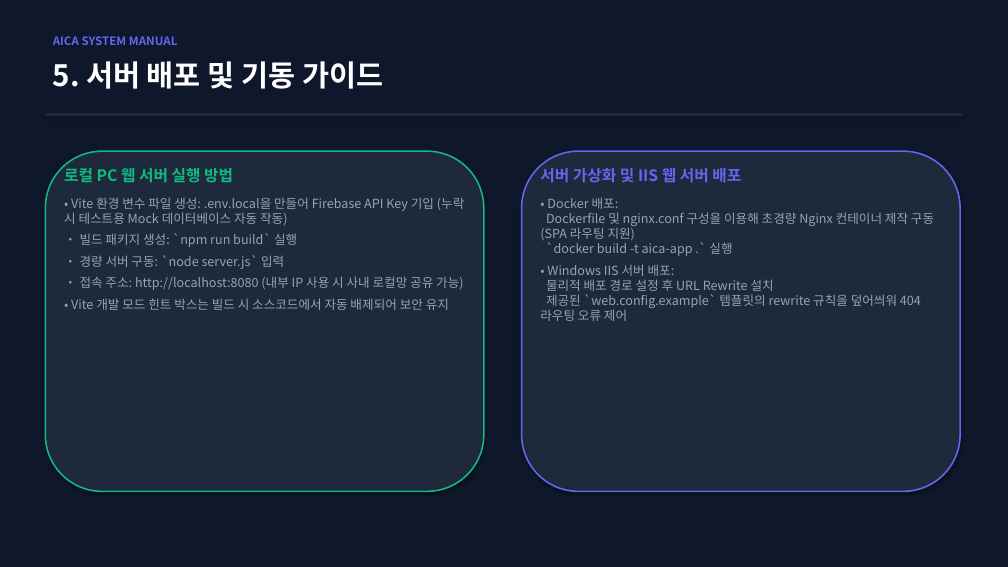
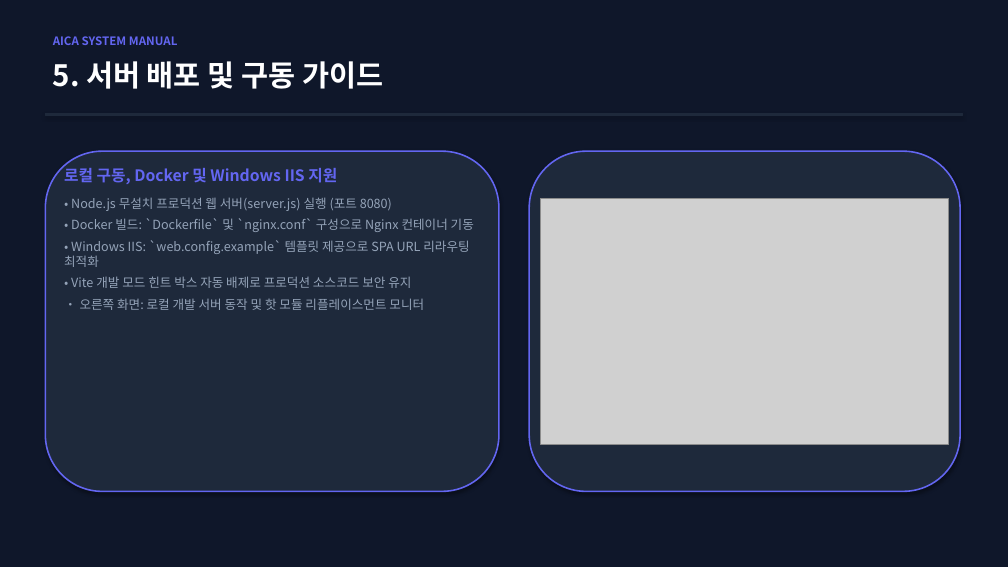
Before and after one commit to teckyun73/AICA_COMPETENCY, a slide deck: slide 6 of AICA_System_User_Manual.pptx. Drawn at 1008x567 pixels with LibreOffice and Linux fonts; fonts in the diff are those of the drawing; grey boxes stand for pictures. Boxes give left, top, right and bottom in pixels: in the first picture for what was removed or moved away, otherwise in the second. Text is boxed around its words. In the diff, an @@ line names an element or a change of style, - is before the commit and + after.

Commit message:
docs: updating AICA User Manual PPTX to include actual app screenshots in a 2-column layout

```diff
--- a/AICA_System_User_Manual.pptx
+++ b/AICA_System_User_Manual.pptx
@@ text at <box>53,61,383,89</box>: text changed @@
-5. 서버 배포 및 기동 가이드
+5. 서버 배포 및 구동 가이드
@@ rounded rectangle: place and size @@
-rounded rectangle at <box>45,151,484,492</box>
+rounded rectangle at <box>45,151,499,492</box>
@@ rounded rectangle at <box>45,151,499,492</box>: outline #10B981 1.5 pt to #6366F1 1.5 pt @@
@@ text at <box>64,166,474,310</box>: text changed @@
-로컬 PC 웹 서버 실행 방법
-• Vite 환경 변수 파일 생성: .env.local을 만들어 Firebase API Key 기입 (누락 시 테스트용 Mock 데이터베이스 자동 작동)
-• 빌드 패키지 생성: `npm run build` 실행
-• 경량 서버 구동: `node server.js` 입력
-• 접속 주소: http://localhost:8080 (내부 IP 사용 시 사내 로컬망 공유 가능)
-• Vite 개발 모드 힌트 박스는 빌드 시 소스코드에서 자동 배제되어 보안 유지
+로컬 구동, Docker 및 Windows IIS 지원
+• Node.js 무설치 프로덕션 웹 서버(server.js) 실행 (포트 8080)
+• Docker 빌드: `Dockerfile` 및 `nginx.conf` 구성으로 Nginx 컨테이너 기동
+• Windows IIS: `web.config.example` 템플릿 제공으로 SPA URL 리라우팅 최적화
+• Vite 개발 모드 힌트 박스 자동 배제로 프로덕션 소스코드 보안 유지
+• 오른쪽 화면: 로컬 개발 서버 동작 및 핫 모듈 리플레이스먼트 모니터
@@ rounded rectangle: place and size @@
-rounded rectangle at <box>522,151,960,492</box>
+rounded rectangle at <box>529,151,960,492</box>
@@ text removed at <box>540,166,934,321</box> @@
-서버 가상화 및 IIS 웹 서버 배포
-• Docker 배포:
-Dockerfile 및 nginx.conf 구성을 이용해 초경량 Nginx 컨테이너 제작 구동 (SPA 라우팅 지원)
-`docker build -t aica-app .` 실행
-• Windows IIS 서버 배포:
-물리적 배포 경로 설정 후 URL Rewrite 설치
-제공된 `web.config.example` 템플릿의 rewrite 규칙을 덮어씌워 404 라우팅 오류 제어
@@ picture added at <box>541,198,949,444</box> @@
```
Also in this commit, not shown: 5 other slides changed.
